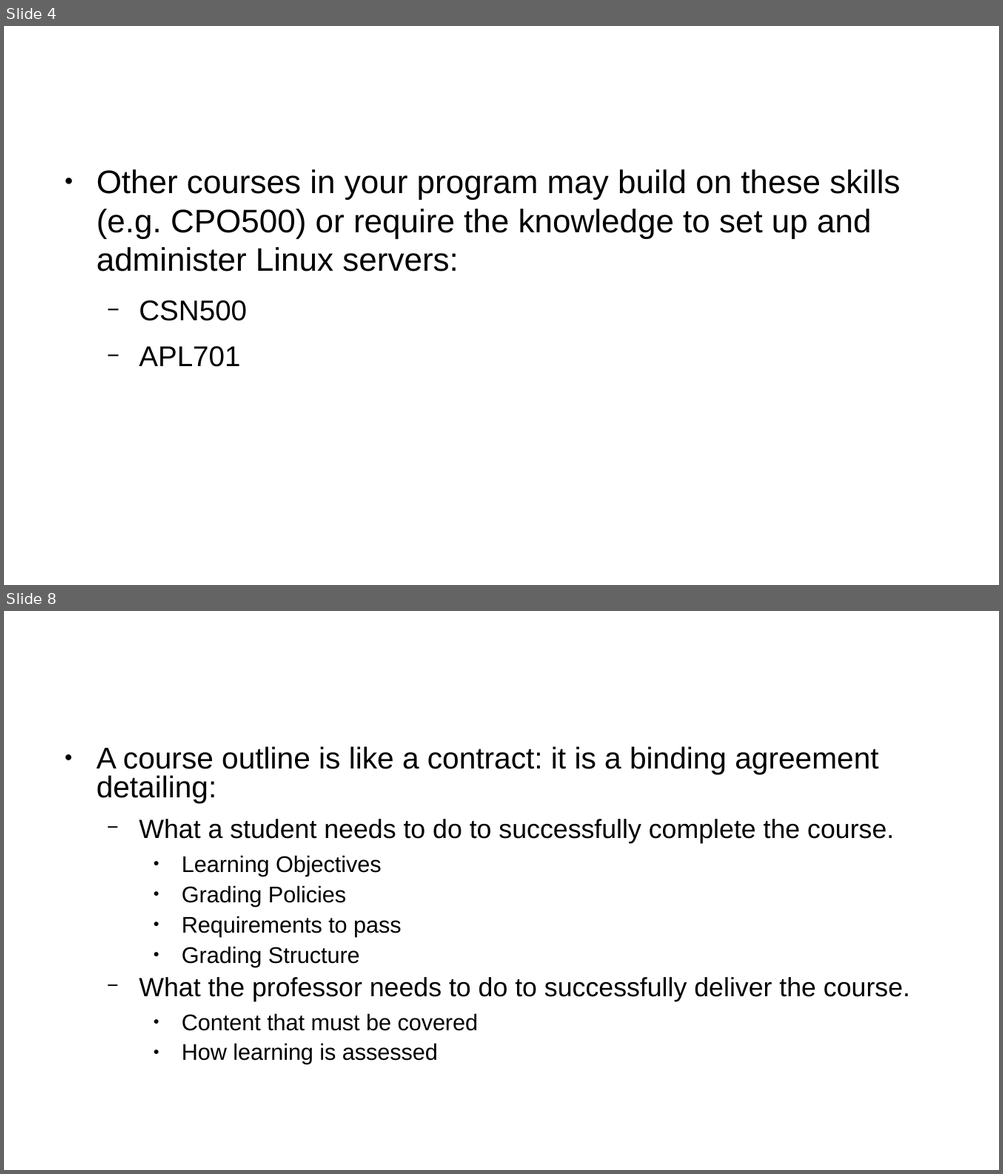
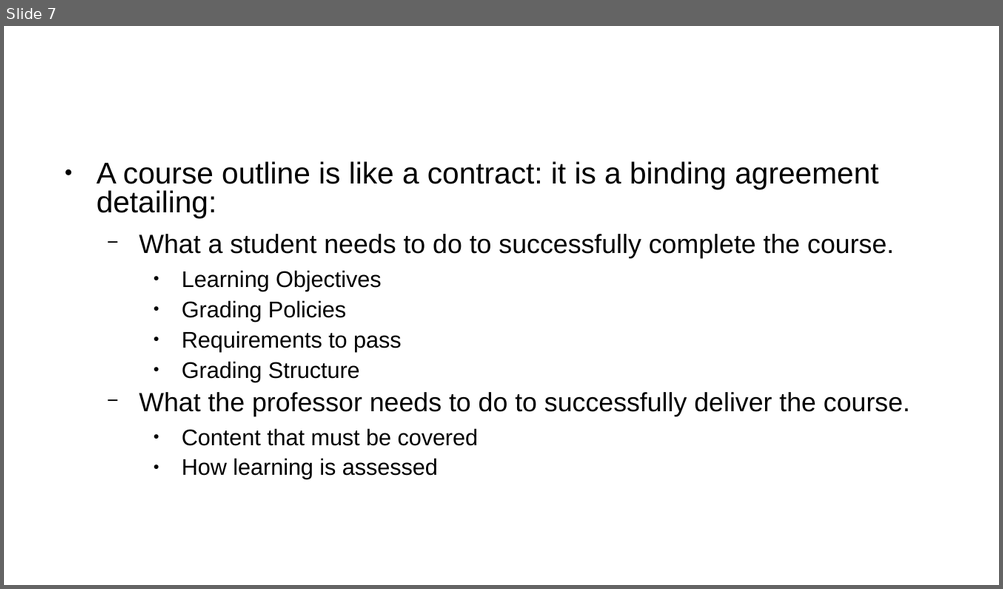
Before and after one commit to Seneca-ICTOER/OSL740, a slide deck: static/slides/w1-l1.pptx. Shown one above the other, each under a label of ours: slides 4 and 8 before the commit, slide 7 after it; the slides between them are not shown. The pictures are 1003x1174 and 1003x589 pixels, drawn with LibreOffice and Linux fonts; fonts in the diff are those of the drawing; background and template pictures are left out. Boxes give left, top, right and bottom in pixels: in the first picture for what was removed or moved away, otherwise in the second. Text is boxed around its words. In the diff, an @@ line names an element or a change of style, - is before the commit and + after.

```diff
--- a/static/slides/w1-l1.pptx
+++ b/static/slides/w1-l1.pptx
@@ slide 4 removed at box(4, 26, 999, 585), background #FFFFFF @@
@@ text removed at box(54, 47, 747, 140) @@
-Additional Courses
@@ text removed at box(96, 170, 899, 367) @@
-● Other courses in your program may build on these skills (e.g. CPO500) or require the knowledge to set up and administer Linux servers:
-  − CSN500
-  − APL701
@@ what was slide 8 is now slide 7 @@
```
Also in this commit, not shown: 6 slides changed, 1 other file.
